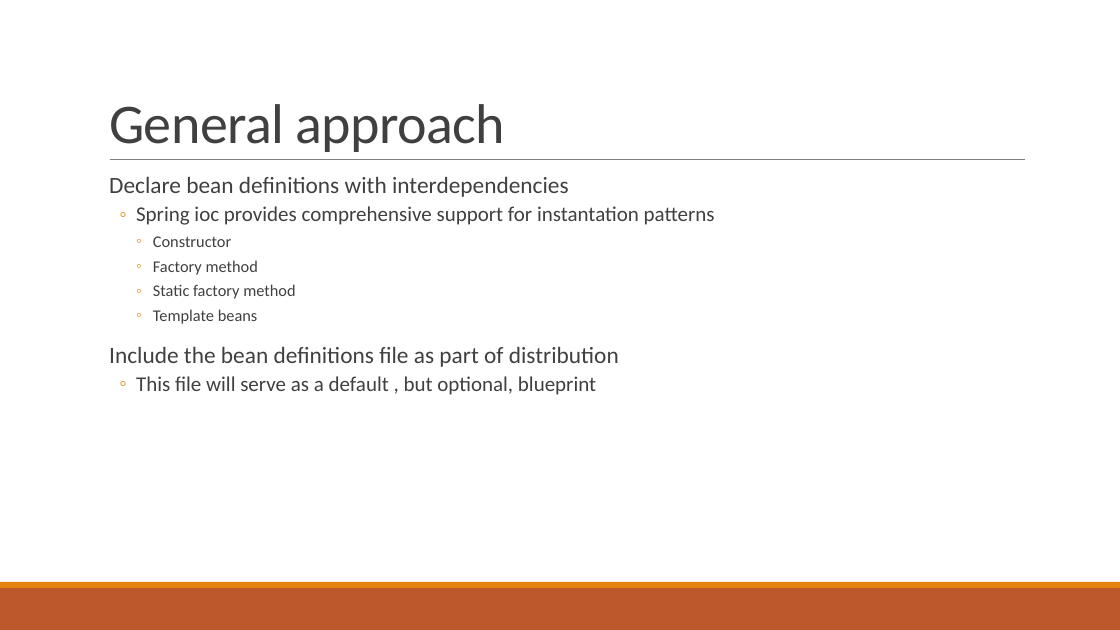
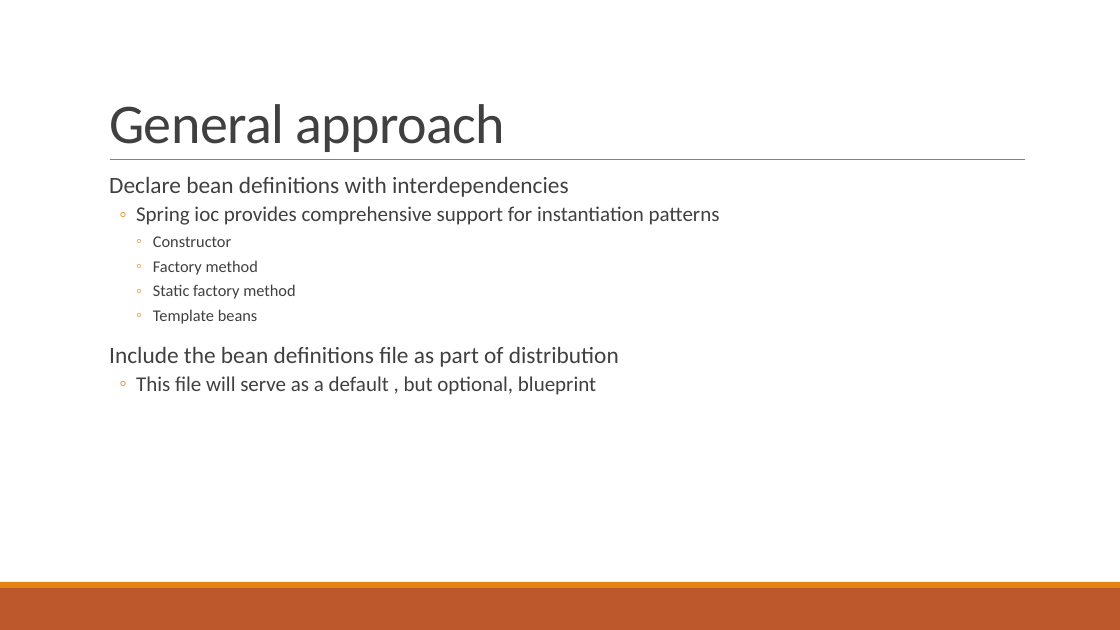
Before and after one commit to haminh10/JAVA_course_Spring_Hibernate_JPA, a slide deck: slide 59 of course/spring_lecture2.pptx. Drawn at 1120x630 pixels with LibreOffice and Linux fonts; fonts in the diff are those of the drawing. Boxes give left, top, right and bottom in pixels: in the first picture for what was removed or moved away, otherwise in the second. Text is boxed around its words. In the diff, an @@ line names an element or a change of style, - is before the commit and + after.

Commit message:
spring course v2.1

```diff
--- a/course/spring_lecture2.pptx
+++ b/course/spring_lecture2.pptx
@@ text at [136, 206, 720, 225]: text changed @@
-  ◦ Spring ioc provides comprehensive support for instantation patterns
+  ◦ Spring ioc provides comprehensive support for instantiation patterns
```
Also in this commit, not shown: 27 other slides changed, 8 other files.
